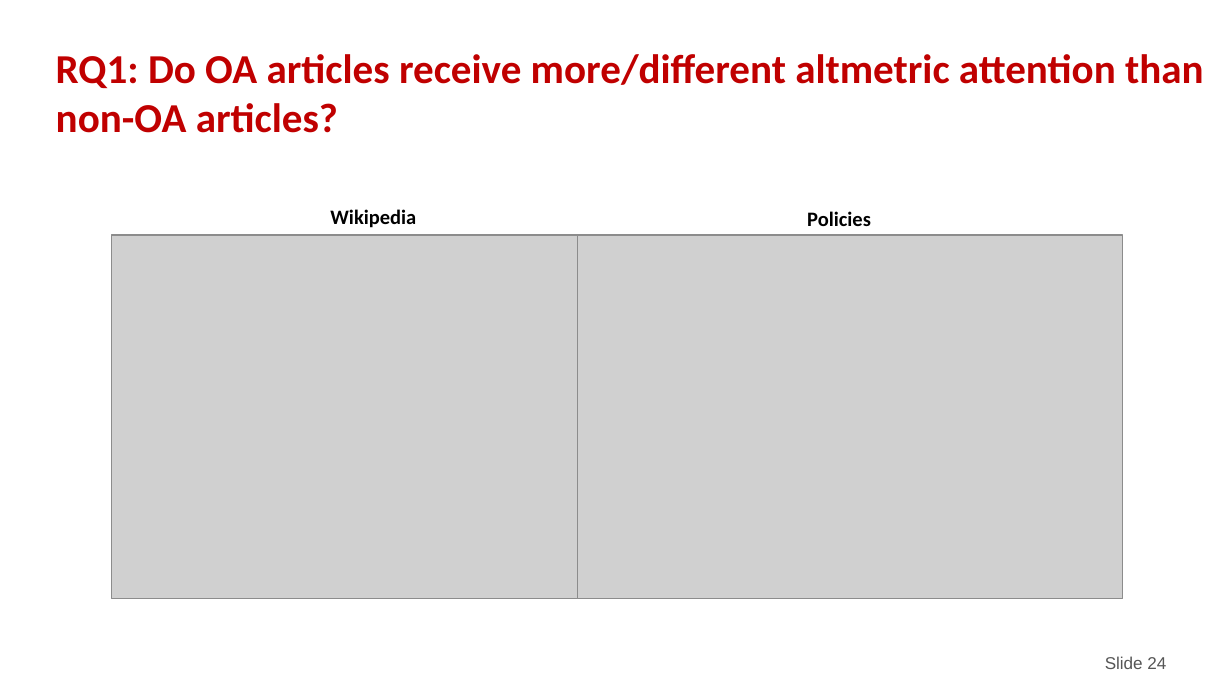
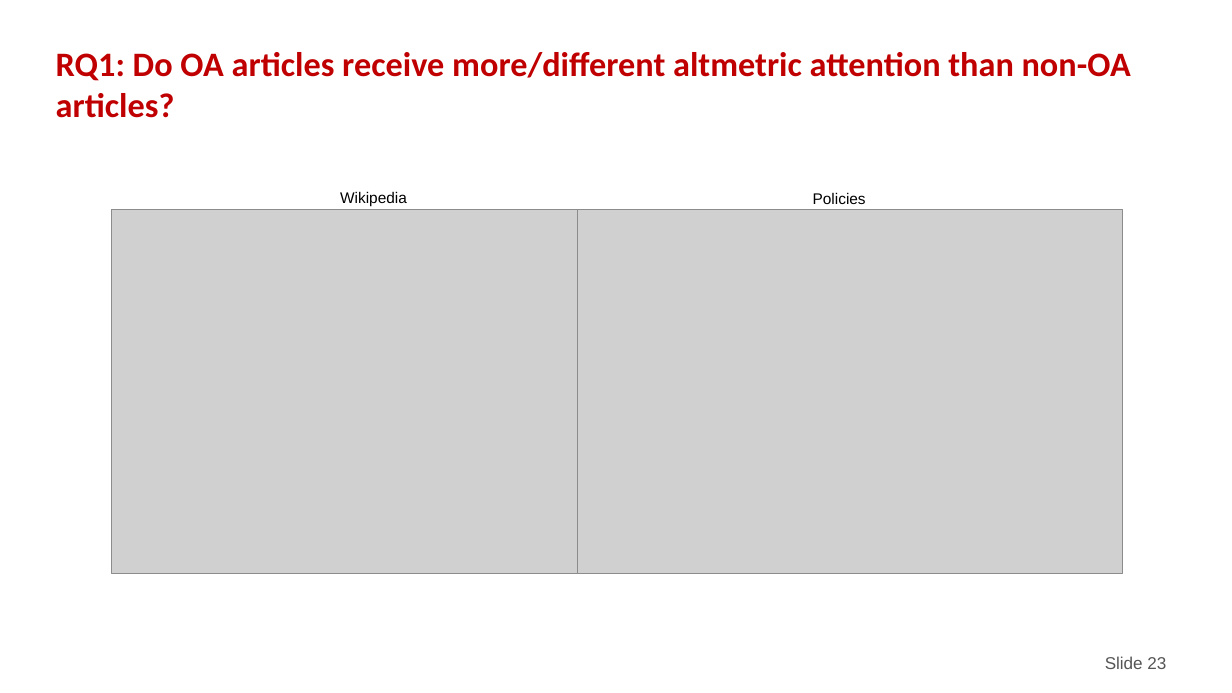
Before and after one commit to nicholasmfraser/oa_altmetrics_cwts, a slide deck: slide 23 of outputs/presentations/CWTS Seminar.pptx (slide 24 before the commit). Drawn at 1232x693 pixels with LibreOffice and Linux fonts; fonts in the diff are those of the drawing; grey boxes stand for pictures; background and template pictures are left out. Boxes give left, top, right and bottom in pixels: in the first picture for what was removed or moved away, otherwise in the second. Text is boxed around its words. In the diff, an @@ line names an element or a change of style, - is before the commit and + after.

```diff
--- a/outputs/presentations/CWTS Seminar.pptx
+++ b/outputs/presentations/CWTS Seminar.pptx
@@ text "RQ1: Do OA articles receive ..." at [56,52,1131,118]: size 24 to 20 pt @@
@@ picture: place and size @@
-picture at [112,235,658,599]
+picture at [112,209,658,573]
@@ text "Wikipedia" at [340,191,407,206]: size 12 to 9 pt, font Calibri to Arial, bold off @@
@@ text "Wikipedia": place and size @@
-text "Wikipedia" at [330,209,416,228]
+text "Wikipedia" at [340,191,407,206]
@@ picture: place and size @@
-picture at [578,235,1124,599]
+picture at [578,209,1124,573]
@@ text "Policies": place and size @@
-text "Policies" at [807,211,871,226]
+text "Policies" at [813,192,866,204]
@@ text "Policies" at [813,192,866,204]: size 12 to 9 pt, font Calibri to Arial, bold off @@
@@ page number at [1105,656,1166,669]: text changed @@
-Slide 24
+Slide 23
```
Also in this commit, not shown: 27 other slides changed, 7 slides added, 6 slides removed, 1 other file.
